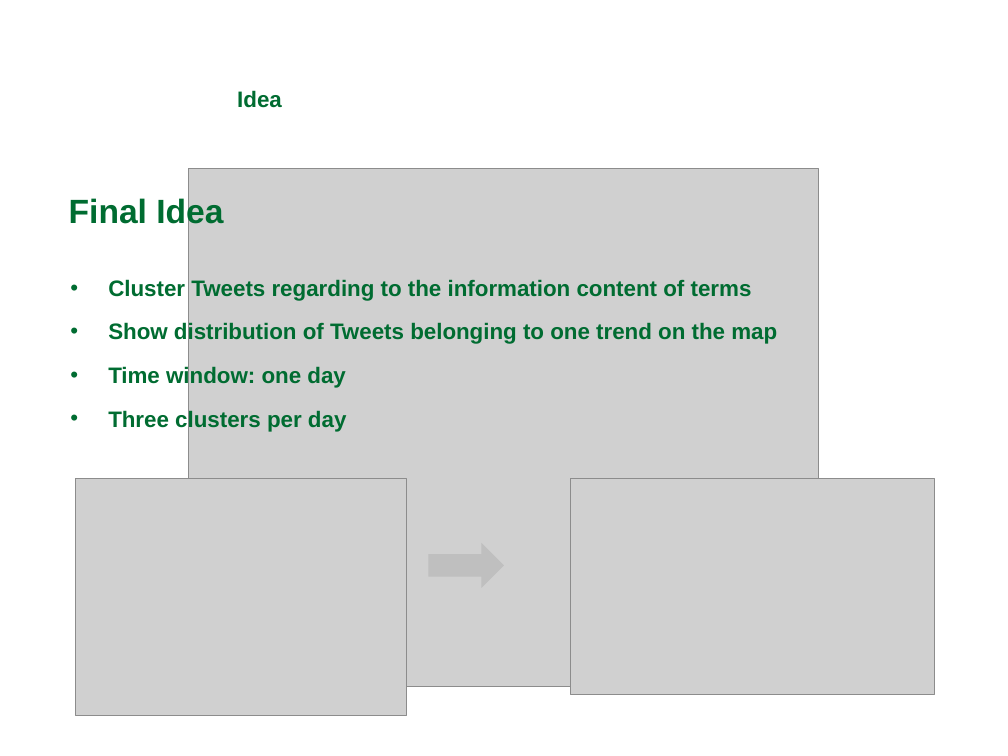
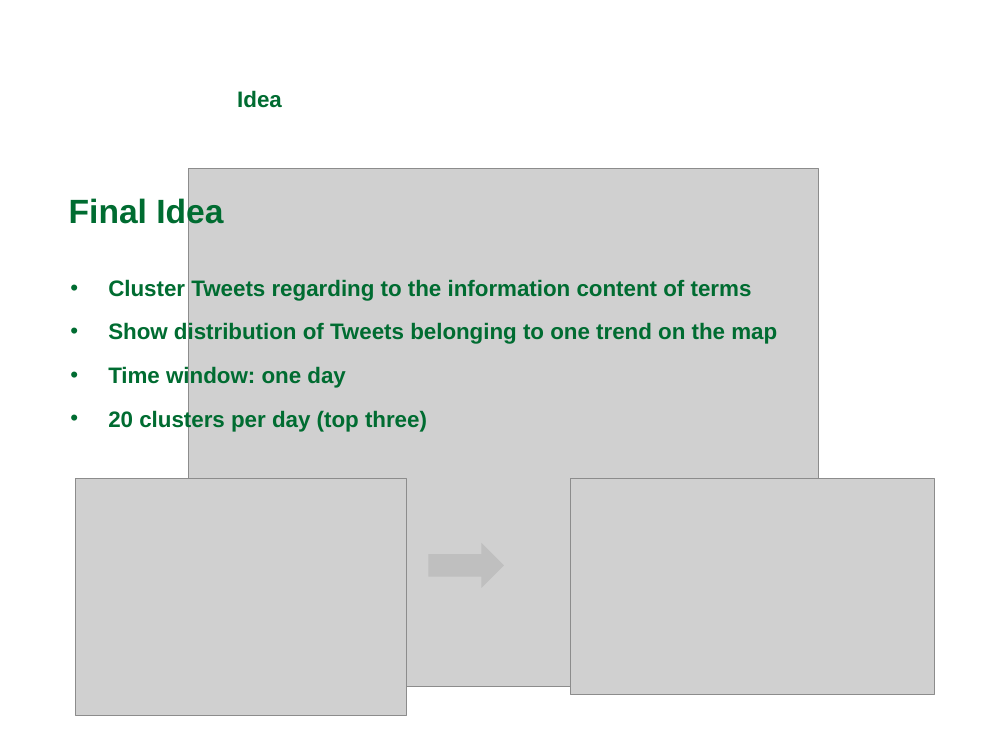
Before and after one commit to michaelprummer/datascience, a slide deck: slide 4 of finalPresentation.ppt. Drawn at 1008x756 pixels with LibreOffice and Linux fonts; fonts in the diff are those of the drawing; grey boxes stand for pictures; background and template pictures are left out. Boxes give left, top, right and bottom in pixels: in the first picture for what was removed or moved away, otherwise in the second. Text is boxed around its words. In the diff, an @@ line names an element or a change of style, - is before the commit and + after.

```diff
--- a/finalPresentation.ppt
+++ b/finalPresentation.ppt
@@ text at bbox=[108, 409, 427, 432]: text changed @@
-• Three clusters per day
+• 20 clusters per day (top three)
```
Also in this commit, not shown: 1 other slide changed, 1 slide removed.
